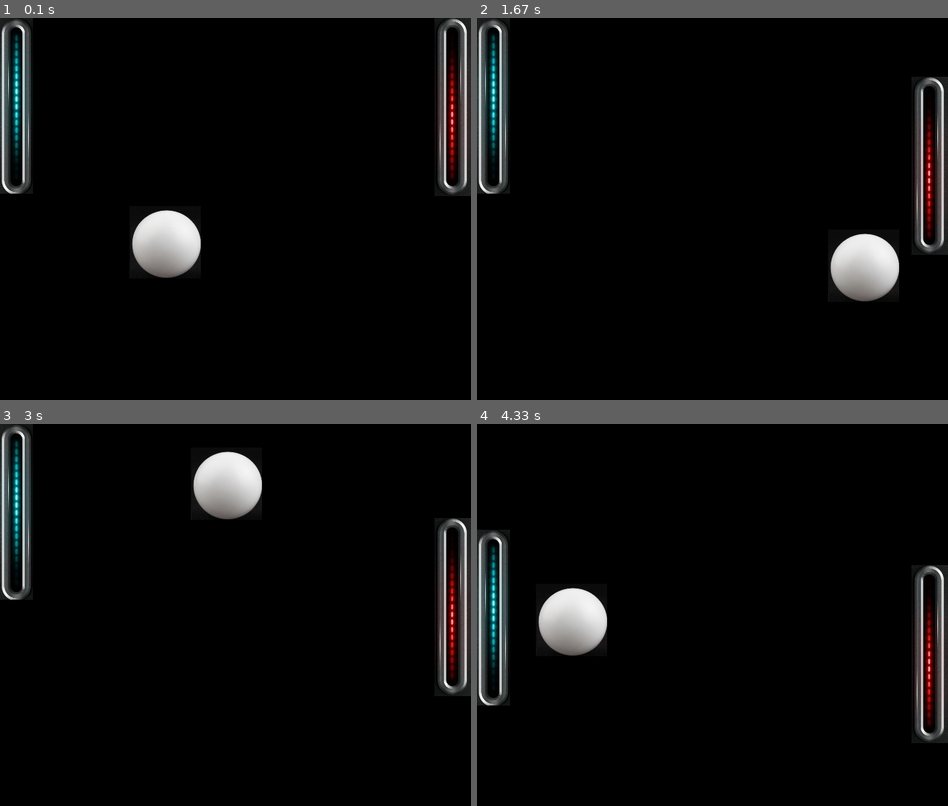
Above: before the commit, frames 1-4 (two rows, left to right).
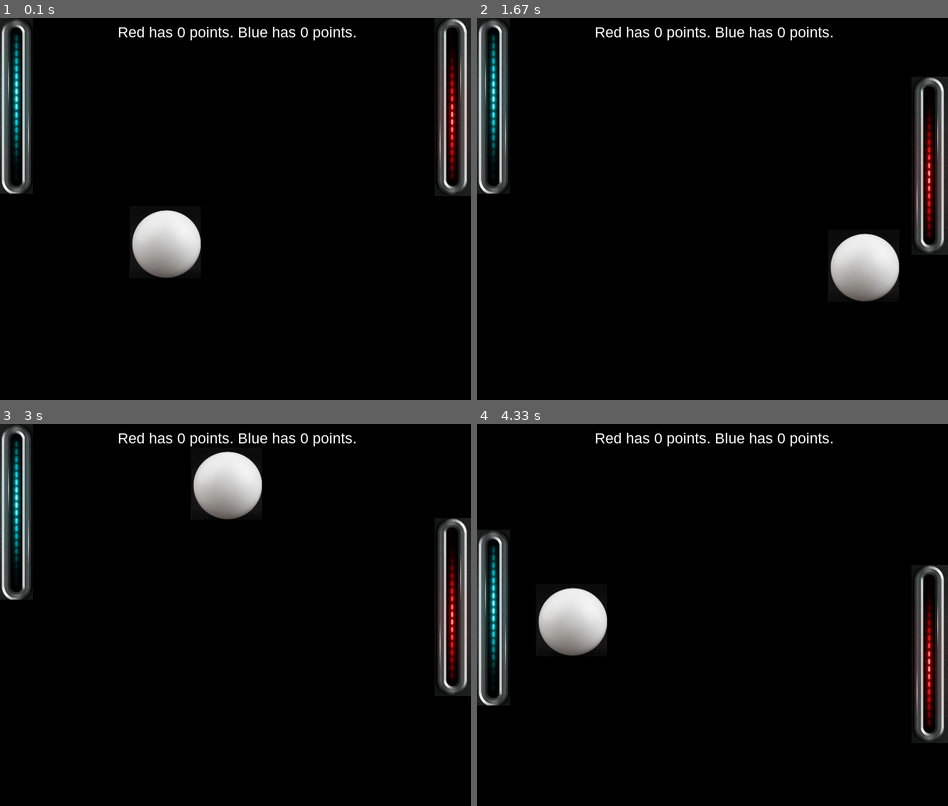
Above: after the commit, the same moments.

Repository: Kayala47/josh-tutoring
Game: pygame game, started from pong.py
The game is run twice, just before and just after one commit, with the same random seed, the same clock (stepped at 60 frames per second) and the same inputs.
Inputs:
- Up to frame 1 (0.1 s): no input
- Up to frame 2 (1.67 s): tap S at 0.33 s; tap W at 0.67 s; hold Down from 1.5 s (still down)
- Up to frame 3 (3 s): release Down at 1.97 s; hold Up 2-2.37 s; hold Down 2.4-2.77 s; hold Up from 2.8 s (still down)
- Up to frame 4 (4.33 s): release Up at 3.1 s; hold Down 3.13-3.43 s; hold S 3.13-3.43 s; hold Up 3.47-3.83 s; hold W 3.47-3.83 s; hold Down 3.87-4.23 s; hold S 3.87-4.23 s; hold Up from 4.27 s (still down); hold W from 4.27 s (still down)

The runs differ from the first frame. In frame 1, 0.5% of the frame differs, in the area x 25-76%, y 2-6%; in frame 2, 0.5%; in frame 3, 0.5%; in frame 4, 0.5%.

Commit message:
updated pong

Diff:
--- a/pong.py
+++ b/pong.py
@@ -18,6 +18,14 @@
 
 speed = [4,4]
 paddleSpeed = [0,4]
+
+font_name = pygame.font.match_font('arial')
+def draw_text(surf, text, size, x, y):
+    font = pygame.font.Font(font_name, size)
+    text_surface = font.render(text, True, WHITE)
+    text_rect = text_surface.get_rect()
+    text_rect.midtop = (x, y)
+    surf.blit(text_surface, text_rect)
 
 def increase_speed(speed):
     changingSpeed = 1
@@ -68,6 +76,16 @@
         if (paddle.rect.bottom + 10 <= SCREENHEIGHT):
             paddle.move(0, 10)
 
+def updateScore(redPts, bluePts):
+    #draw_text = def draw_text(surf, text, size, x, y):
+
+    text = "Red has " + str(redPts) + " points. Blue has " + str(bluePts) + " points."
+    size = 25
+    x = SCREENWIDTH/4
+    y = 10
+
+    font_type = pygame.font.SysFont('arial', size)
+    return font_type.render(text, True, WHITE)
 
 
 
@@ -114,6 +132,7 @@
 
 while carryOn:
 
+
         for event in pygame.event.get():
             if event.type==pygame.QUIT:
                 carryOn=False
@@ -166,20 +185,22 @@
             redPts = redPts + 1
             print(redPts)
 
+
         elif ((redPaddle.top > ball.bottom and ball.left >= redPaddle.left) or
         (redPaddle.bottom < ball.top and ball.left >= redPaddle.left)):
             #ball goes through right side
-            print("lt of paddle = " + str(redPaddle.left))
-            print("lt of ball = " + str(ball.left))
-
-
-            print("I think it missed the right side")
 
             ball = removeBall(ball, all_sprites_list)
             speed = [4,4]
             bluePts = bluePts + 1
             print(bluePts)
 
+
+
+
+
+
+
         if ball.rect.y > SCREENHEIGHT - ball.height or ball.rect.y < 0:
             speed[1] = -speed[1]
 
@@ -187,7 +208,10 @@
         ball.move(speed[0], speed[1])
 
         #Refresh Screen
+        renderedText = updateScore(redPts, bluePts)
+        screen.blit(renderedText, (SCREENWIDTH/4, 10))
         pygame.display.flip()
+
 
         #Number of frames per secong e.g. 60
         clock.tick(60)
